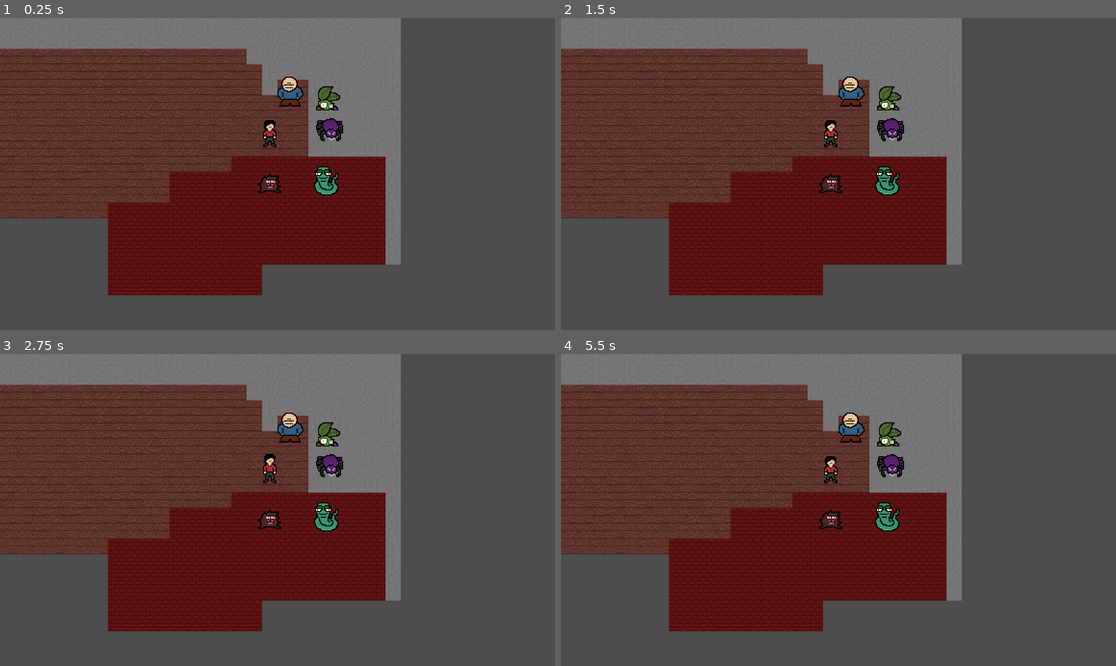
Above: before the commit, frames 1-4 (two rows, left to right).
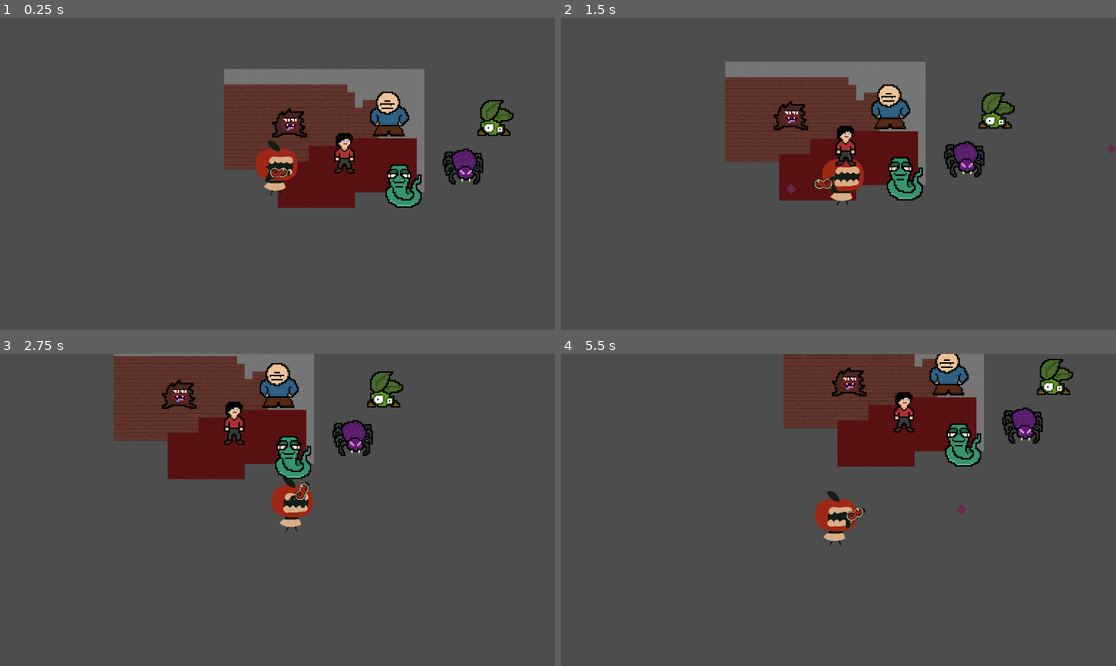
Above: after the commit, the same moments.

Repository: deejai/GodotWildJam54
Game: Godot game, scene res://Demo.tscn
Same seed, same stepped clock (60 frames per second), same inputs: the game is played once before the commit and once after it.
Inputs (mouse positions are in pixels of both pictures, inside the frame that each line leads up to):
- Up to frame 1 (0.25 s): no input
- Up to frame 2 (1.5 s): tap Enter at 0.5 s; move the mouse to (960, 158) at 0.52 s; hold D (move_right, bound only after the commit) 0.53-1.28 s; click (960, 158) at 0.6 s; move the mouse to (727, 189) at 1.27 s; hold S (move_down, bound only after the commit) from 1.28 s (still down); click (727, 189) at 1.35 s
- Up to frame 3 (2.75 s): move the mouse to (333, 441) at 2.02 s; release S (move_down, bound only after the commit) at 2.03 s; hold D (move_right, bound only after the commit) from 2.03 s (still down); click (333, 441) at 2.1 s
- Up to frame 4 (5.5 s): move the mouse to (810, 572) at 2.77 s; release D (move_right, bound only after the commit) at 2.78 s; hold W (move_up, bound only after the commit) 2.78-3.53 s; click (810, 572) at 2.85 s; move the mouse to (1005, 556) at 3.52 s; hold A (move_left, bound only after the commit) 3.53-5.03 s; click (1005, 556) at 3.6 s; move the mouse to (672, 463) at 4.27 s; click (672, 463) at 4.35 s; move the mouse to (866, 510) at 5.02 s; hold S (move_down, bound only after the commit) from 5.03 s (still down); click (866, 510) at 5.1 s

The runs differ from the first frame. In frame 1, 54% of the frame differs, in the area x 0-93%, y 0-89%; in frame 2, 50%; in frame 3, 52%; in frame 4, 58%.

Commit message:
character has a gun and shoots. camera follows

Diff:
--- /dev/null
+++ b/Bullet.gd
@@ -0,0 +1,16 @@
+extends Node2D
+
+var lifetime: float = 2.0
+var direction: Vector2 = Vector2.ZERO
+
+# Called when the node enters the scene tree for the first time.
+func _ready():
+	pass # Replace with function body.
+
+
+# Called every frame. 'delta' is the elapsed time since the previous frame.
+func _process(delta):
+	position += direction * 10.0
+	lifetime -= delta
+	if lifetime <= 0.0:
+		queue_free()
--- /dev/null
+++ b/Bullet.tscn
@@ -0,0 +1,11 @@
+[gd_scene load_steps=2 format=3 uid="uid://du2y7k5jebfc0"]
+
+[ext_resource type="Script" path="res://Bullet.gd" id="1_macft"]
+
+[node name="Bullet" type="Node2D"]
+scale = Vector2(5.08318, 5.08318)
+script = ExtResource("1_macft")
+
+[node name="Polygon2D" type="Polygon2D" parent="."]
+color = Color(0.403922, 0.160784, 0.286275, 1)
+polygon = PackedVector2Array(-2, 0, 0, -2, 2, 0, 0, 2)
--- /dev/null
+++ b/CharacterBody2D.gd
@@ -0,0 +1,65 @@
+extends CharacterBody2D
+
+var move_dir = Vector2.ZERO
+const SPEED = 3.0
+const JUMP_VELOCITY = -400.0
+
+# Get the gravity from the project settings to be synced with RigidBody nodes.
+var gravity = ProjectSettings.get_setting("physics/2d/default_gravity")
+
+@onready var gunsprite = $GunSprite
+@onready var charsprite = $CharacterSprite
+@onready var gunshot_sound = $GunshotSound
+
+var last_shot: int = 0
+var shoot_cd: int = 750
+
+@onready var bullet = load("res://Bullet.tscn")
+
+const gundist: float = 40.0
+
+func _ready():
+	charsprite.play()
+
+func _process(delta):
+	var mousepos = get_global_mouse_position()
+	var gundir = (mousepos - position).normalized()
+	var gunpos = gundir * gundist
+
+	gunsprite.position = gunpos
+	gunsprite.rotation = gundir.angle()
+
+	if gunsprite.rotation > PI/2 or gunsprite.rotation < -PI/2:
+		gunsprite.flip_v = true
+	else:
+		gunsprite.flip_v = false
+
+	var dir_x: float = 0.0
+	var dir_y: float = 0.0
+	if Input.is_action_pressed("move_up"):
+		dir_y -= 1.0
+	if Input.is_action_pressed("move_down"):
+		dir_y += 1.0
+	if Input.is_action_pressed("move_left"):
+		dir_x -= 1.0
+	if Input.is_action_pressed("move_right"):
+		dir_x += 1.0
+
+	move_dir = Vector2(dir_x, dir_y).normalized()
+
+	position += move_dir * SPEED
+
+	if Input.is_action_just_pressed("shoot") and Time.get_ticks_msec()-last_shot >= shoot_cd:
+		var new_bullet = bullet.instantiate()
+		new_bullet.position = gunpos
+		new_bullet.direction = gundir
+		add_child(new_bullet)
+		gunshot_sound.play()
+		last_shot = Time.get_ticks_msec()
+
+func _input(event):
+	if event is InputEventKey:
+		print(event)
+
+func _physics_process(delta):
+	move_and_slide()
--- a/Demo.tscn
+++ b/Demo.tscn
@@ -11,6 +11,10 @@
 [ext_resource type="Texture2D" uid="uid://dnolrdx6p4e4r" path="res://Assets/Sprites/Characters/snakey.png" id="8_c77h7"]
 [ext_resource type="Texture2D" uid="uid://diurbx2n3otve" path="res://Assets/Sprites/Characters/spider.png" id="9_hja8p"]
 [ext_resource type="AudioStream" uid="uid://rvdvfu663hxc" path="res://Assets/Music/bg_loop.wav" id="11_emyxy"]
+[ext_resource type="Script" path="res://CharacterBody2D.gd" id="12_33ort"]
+[ext_resource type="Texture2D" uid="uid://d0vp7tg1sasut" path="res://Assets/Sprites/Characters/mainchar.png" id="13_dwv88"]
+[ext_resource type="Texture2D" uid="uid://d38nsobhvain8" path="res://Assets/Sprites/Characters/mainchargun.png" id="14_g6y3y"]
+[ext_resource type="AudioStream" uid="uid://cusyl87noakpn" path="res://Assets/Music/demo_shoot.wav" id="15_6iqxy"]
 
 [sub_resource type="TileSetAtlasSource" id="TileSetAtlasSource_cuoss"]
 texture = ExtResource("1_1s8ih")
@@ -170,6 +174,35 @@
 "speed": 5.0
 }]
 
+[sub_resource type="AtlasTexture" id="AtlasTexture_lb5e6"]
+atlas = ExtResource("13_dwv88")
+region = Rect2(826, 0, 826, 1081)
+
+[sub_resource type="AtlasTexture" id="AtlasTexture_s0uao"]
+atlas = ExtResource("13_dwv88")
+region = Rect2(0, 0, 826, 1081)
+
+[sub_resource type="SpriteFrames" id="SpriteFrames_uxd6s"]
+animations = [{
+"frames": [{
+"duration": 1.0,
+"texture": SubResource("AtlasTexture_lb5e6")
+}, {
+"duration": 1.0,
+"texture": SubResource("AtlasTexture_s0uao")
+}],
+"loop": true,
+"name": &"default",
+"speed": 5.0
+}]
+
+[sub_resource type="CapsuleShape2D" id="CapsuleShape2D_jyrsp"]
+radius = 32.0
+height = 94.0
+
+[sub_resource type="RectangleShape2D" id="RectangleShape2D_41utw"]
+size = Vector2(51, 56)
+
 [node name="Demo" type="Node2D"]
 script = ExtResource("1_eg1pv")
 
@@ -181,32 +214,69 @@
 [node name="AnimatedSprites" type="Node" parent="."]
 
 [node name="AnimatedSprite2D" type="AnimatedSprite2D" parent="AnimatedSprites"]
-position = Vector2(280, 118)
+position = Vector2(250, 169)
+scale = Vector2(3, 3)
 sprite_frames = SubResource("SpriteFrames_o0moi")
 frame_progress = 0.375635
 
 [node name="AnimatedSprite2D3" type="AnimatedSprite2D" parent="AnimatedSprites"]
-position = Vector2(301, 76)
+position = Vector2(342, 92)
+scale = Vector2(3, 3)
 sprite_frames = SubResource("SpriteFrames_fkvpv")
 
 [node name="AnimatedSprite2D4" type="AnimatedSprite2D" parent="AnimatedSprites"]
-position = Vector2(339, 80)
+position = Vector2(559, 91)
+scale = Vector2(3, 3)
 sprite_frames = SubResource("SpriteFrames_k3447")
 
 [node name="AnimatedSprite2D5" type="AnimatedSprite2D" parent="AnimatedSprites"]
-position = Vector2(279, 166)
+position = Vector2(133, 94)
+scale = Vector2(3, 3)
 sprite_frames = SubResource("SpriteFrames_tqhbu")
 
 [node name="AnimatedSprite2D6" type="AnimatedSprite2D" parent="AnimatedSprites"]
-position = Vector2(337, 168)
+position = Vector2(368, 240)
+scale = Vector2(3, 3)
 sprite_frames = SubResource("SpriteFrames_2t102")
 frame_progress = 0.776281
 
 [node name="AnimatedSprite2D7" type="AnimatedSprite2D" parent="AnimatedSprites"]
-position = Vector2(342, 112)
+position = Vector2(496, 192)
+scale = Vector2(3, 3)
 sprite_frames = SubResource("SpriteFrames_hhe6b")
+frame_progress = 0.875209
 
 [node name="AudioStreamPlayer" type="AudioStreamPlayer" parent="."]
 stream = ExtResource("11_emyxy")
 volume_db = -1.874
 autoplay = true
+
+[node name="CharacterBody2D" type="CharacterBody2D" parent="."]
+position = Vector2(111, 218)
+script = ExtResource("12_33ort")
+
+[node name="CharacterSprite" type="AnimatedSprite2D" parent="CharacterBody2D"]
+position = Vector2(-1, -23)
+scale = Vector2(0.125, 0.125)
+sprite_frames = SubResource("SpriteFrames_uxd6s")
+
+[node name="CollisionShape2D" type="CollisionShape2D" parent="CharacterBody2D"]
+position = Vector2(-3, -5)
+shape = SubResource("CapsuleShape2D_jyrsp")
+
+[node name="GunSprite" type="Sprite2D" parent="CharacterBody2D"]
+position = Vector2(41, 7)
+scale = Vector2(0.125, 0.125)
+texture = ExtResource("14_g6y3y")
+
+[node name="GunshotSound" type="AudioStreamPlayer2D" parent="CharacterBody2D"]
+stream = ExtResource("15_6iqxy")
+
+[node name="Camera2D" type="Camera2D" parent="CharacterBody2D"]
+position_smoothing_enabled = true
+
+[node name="StaticBody2D" type="StaticBody2D" parent="."]
+
+[node name="CollisionShape2D" type="CollisionShape2D" parent="StaticBody2D"]
+position = Vector2(369, 247)
+shape = SubResource("RectangleShape2D_41utw")
--- a/project.godot
+++ b/project.godot
@@ -15,9 +15,37 @@
 config/features=PackedStringArray("4.0", "Forward Plus")
 config/icon="res://icon.svg"
 
-[display]
+[input]
 
-window/stretch/scale=2.0
+move_up={
+"deadzone": 0.5,
+"events": [Object(InputEventKey,"resource_local_to_scene":false,"resource_name":"","device":-1,"window_id":0,"alt_pressed":false,"shift_pressed":false,"ctrl_pressed":false,"meta_pressed":false,"pressed":false,"keycode":0,"physical_keycode":87,"key_label":0,"unicode":119,"echo":false,"script":null)
+]
+}
+move_left={
+"deadzone": 0.5,
+"events": [Object(InputEventKey,"resource_local_to_scene":false,"resource_name":"","device":-1,"window_id":0,"alt_pressed":false,"shift_pressed":false,"ctrl_pressed":false,"meta_pressed":false,"pressed":false,"keycode":0,"physical_keycode":65,"key_label":0,"unicode":97,"echo":false,"script":null)
+]
+}
+move_right={
+"deadzone": 0.5,
+"events": [Object(InputEventKey,"resource_local_to_scene":false,"resource_name":"","device":-1,"window_id":0,"alt_pressed":false,"shift_pressed":false,"ctrl_pressed":false,"meta_pressed":false,"pressed":false,"keycode":0,"physical_keycode":68,"key_label":0,"unicode":100,"echo":false,"script":null)
+]
+}
+move_down={
+"deadzone": 0.5,
+"events": [Object(InputEventKey,"resource_local_to_scene":false,"resource_name":"","device":-1,"window_id":0,"alt_pressed":false,"shift_pressed":false,"ctrl_pressed":false,"meta_pressed":false,"pressed":false,"keycode":0,"physical_keycode":83,"key_label":0,"unicode":115,"echo":false,"script":null)
+]
+}
+shoot={
+"deadzone": 0.5,
+"events": [Object(InputEventMouseButton,"resource_local_to_scene":false,"resource_name":"","device":-1,"window_id":0,"alt_pressed":false,"shift_pressed":false,"ctrl_pressed":false,"meta_pressed":false,"button_mask":1,"position":Vector2(195, 16),"global_position":Vector2(199, 61),"factor":1.0,"button_index":1,"pressed":true,"double_click":false,"script":null)
+]
+}
+
+[physics]
+
+2d/default_gravity=0.0
 
 [rendering]
 
Not shown, added: Assets/Music/demo_shoot.wav.import
Binary file added: Assets/Sprites/Characters/mainchar.png
Not shown, added: Assets/Sprites/Characters/mainchar.png.import
Binary file added: Assets/Sprites/Characters/mainchargun.png
Not shown, added: Assets/Sprites/Characters/mainchargun.png.import
Not shown: 1 places in Demo.tscn that only renumber resources
Not shown, added: Assets/Music/demo_shoot.wav
